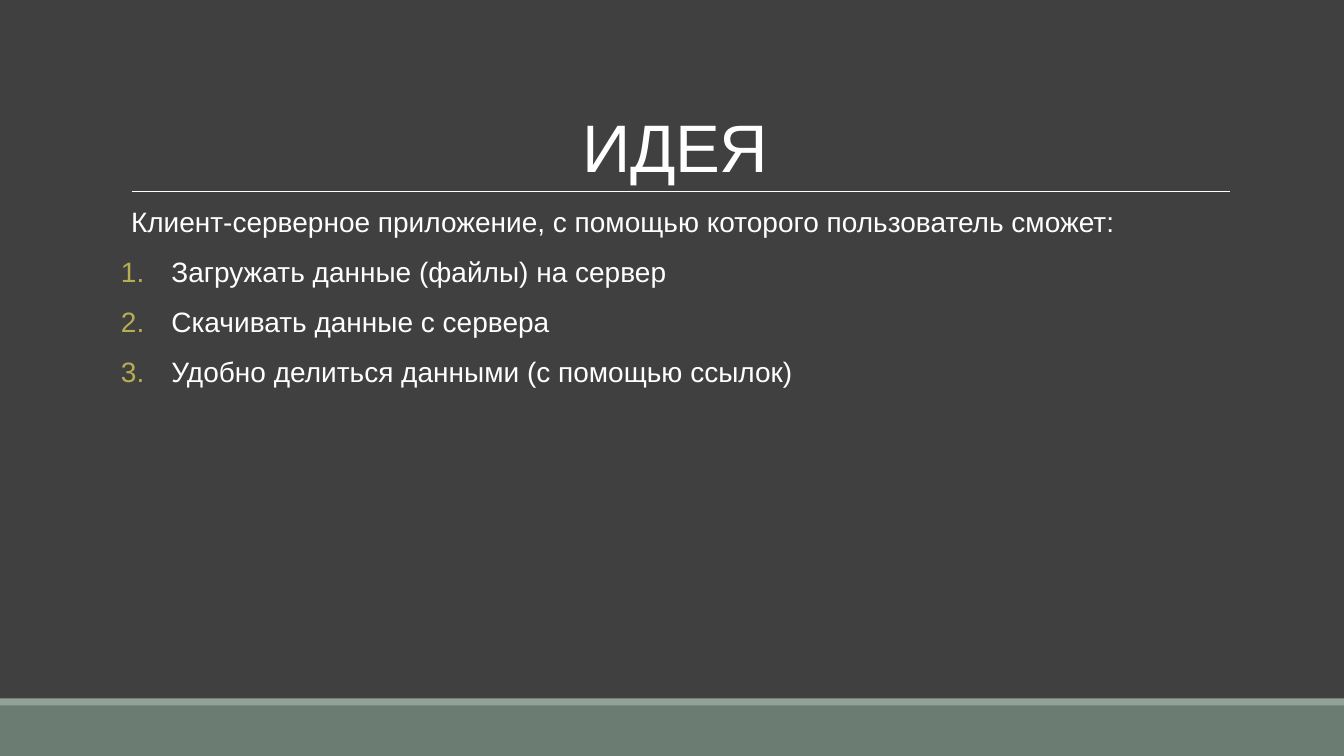
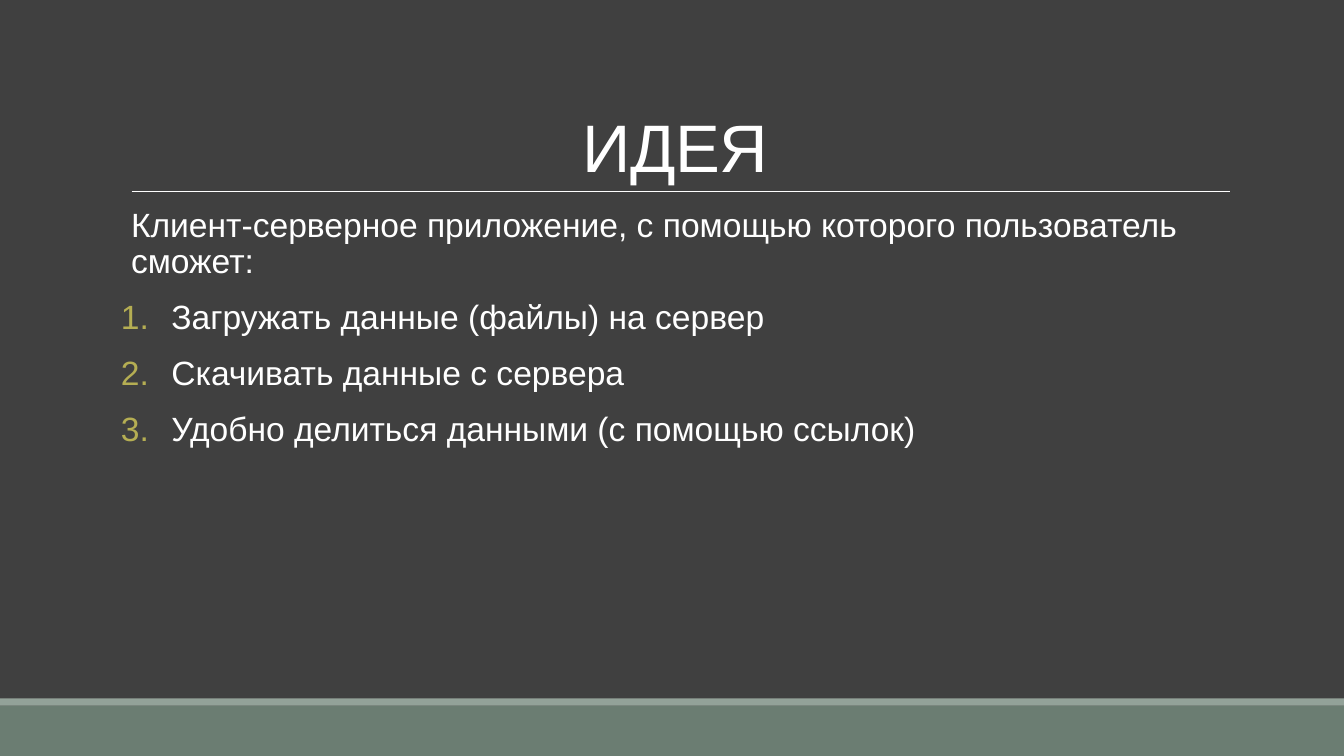
Before and after one commit to TrixiS/lolder, a slide deck: slide 2 of lolder.pptx. Drawn at 1344x756 pixels with LibreOffice and Linux fonts; fonts in the diff are those of the drawing. Boxes give left, top, right and bottom in pixels: in the first picture for what was removed or moved away, otherwise in the second. Text is boxed around its words. In the diff, an @@ line names an element or a change of style, - is before the commit and + after.

```diff
--- a/lolder.pptx
+++ b/lolder.pptx
@@ text "Клиент-серверное приложение, с помощью которого ..." at (131, 214, 1177, 448): size 20 to 24 pt @@
```
Also in this commit, not shown: 2 other slides changed.
